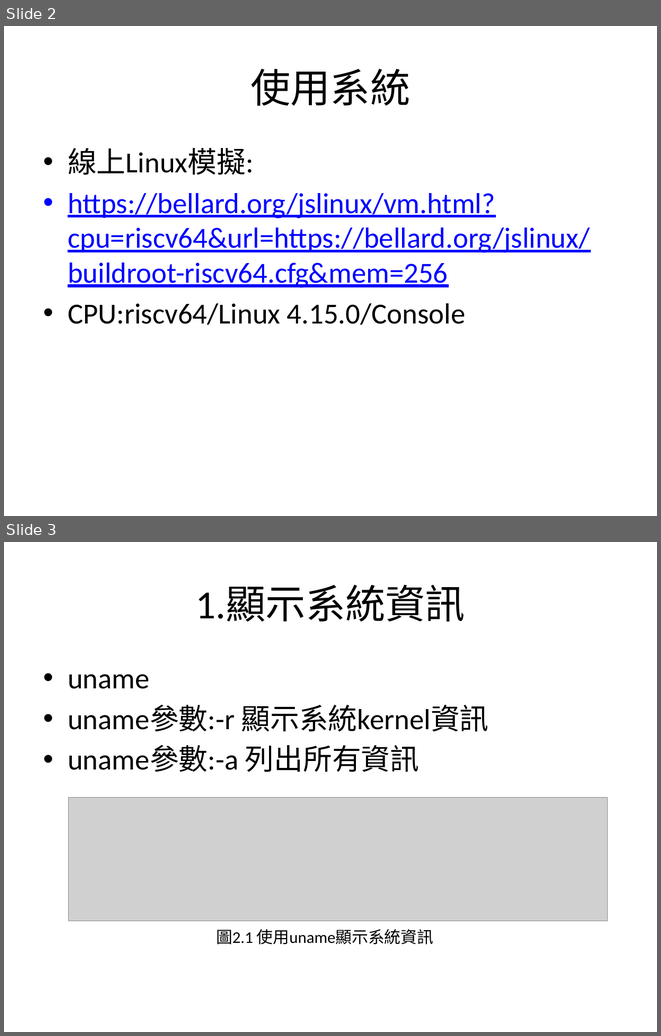
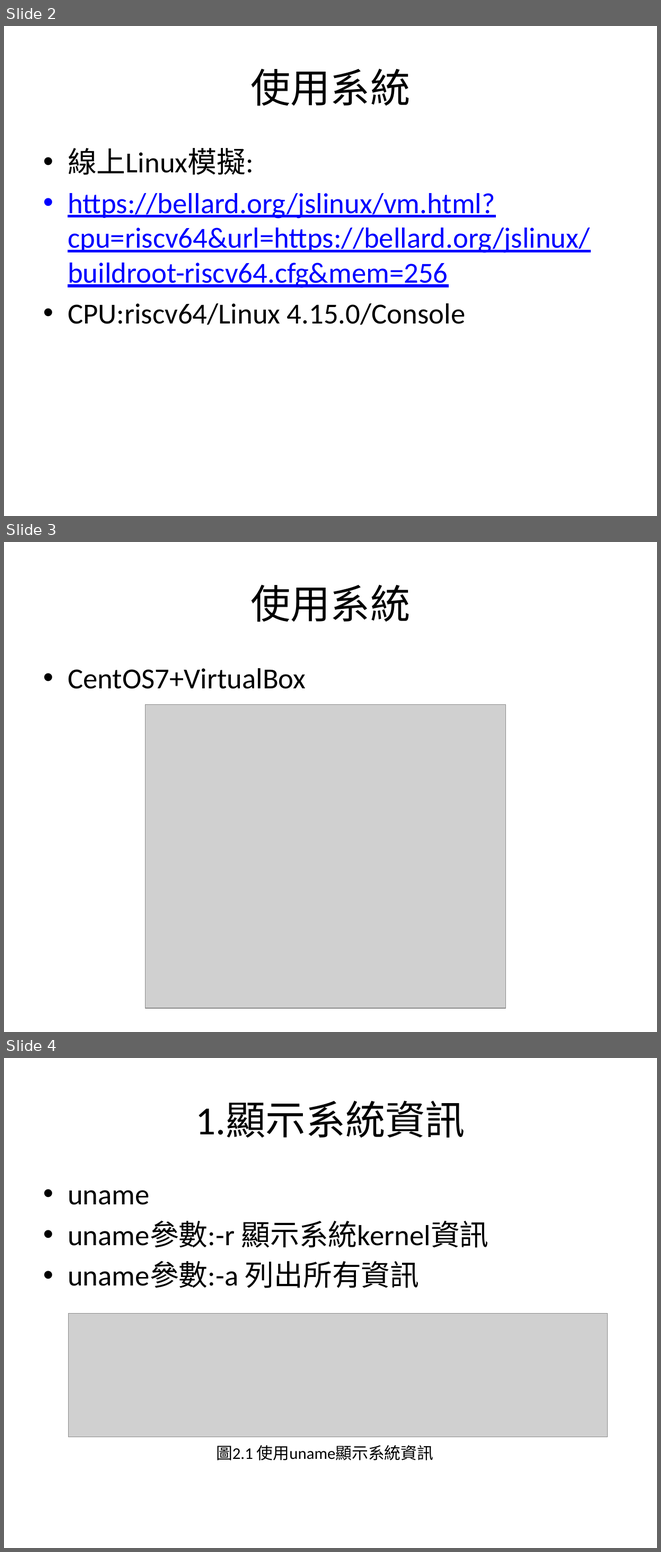
Before and after one commit to charlie11438/note, a slide deck: Linux/Linux_2.pptx. Shown one above the other, each under a label of ours: slides 2 and 3 before the commit, slides 2, 3 and 4 after it. The pictures are 661x1036 and 661x1552 pixels, drawn with LibreOffice and Linux fonts; fonts in the diff are those of the drawing; grey boxes stand for pictures. Boxes give left, top, right and bottom in pixels: in the first picture for what was removed or moved away, otherwise in the second. Text is boxed around its words. In the diff, an @@ line names an element or a change of style, - is before the commit and + after.

```diff
--- a/Linux/Linux_2.pptx
+++ b/Linux/Linux_2.pptx
@@ slide 3 added at (4, 542, 657, 1032), background #FFFFFF @@
@@ title added at (250, 584, 410, 622), 44 pt, text #000000 @@
+使用系統
@@ text added at (68, 668, 306, 689), 32 pt, text #000000 @@
+• CentOS7+VirtualBox
@@ picture added at (146, 705, 506, 1008) @@
@@ what was slide 3 is now slide 4 @@
```
Also in this commit, not shown: 5 slides changed, 2 other slides added.
